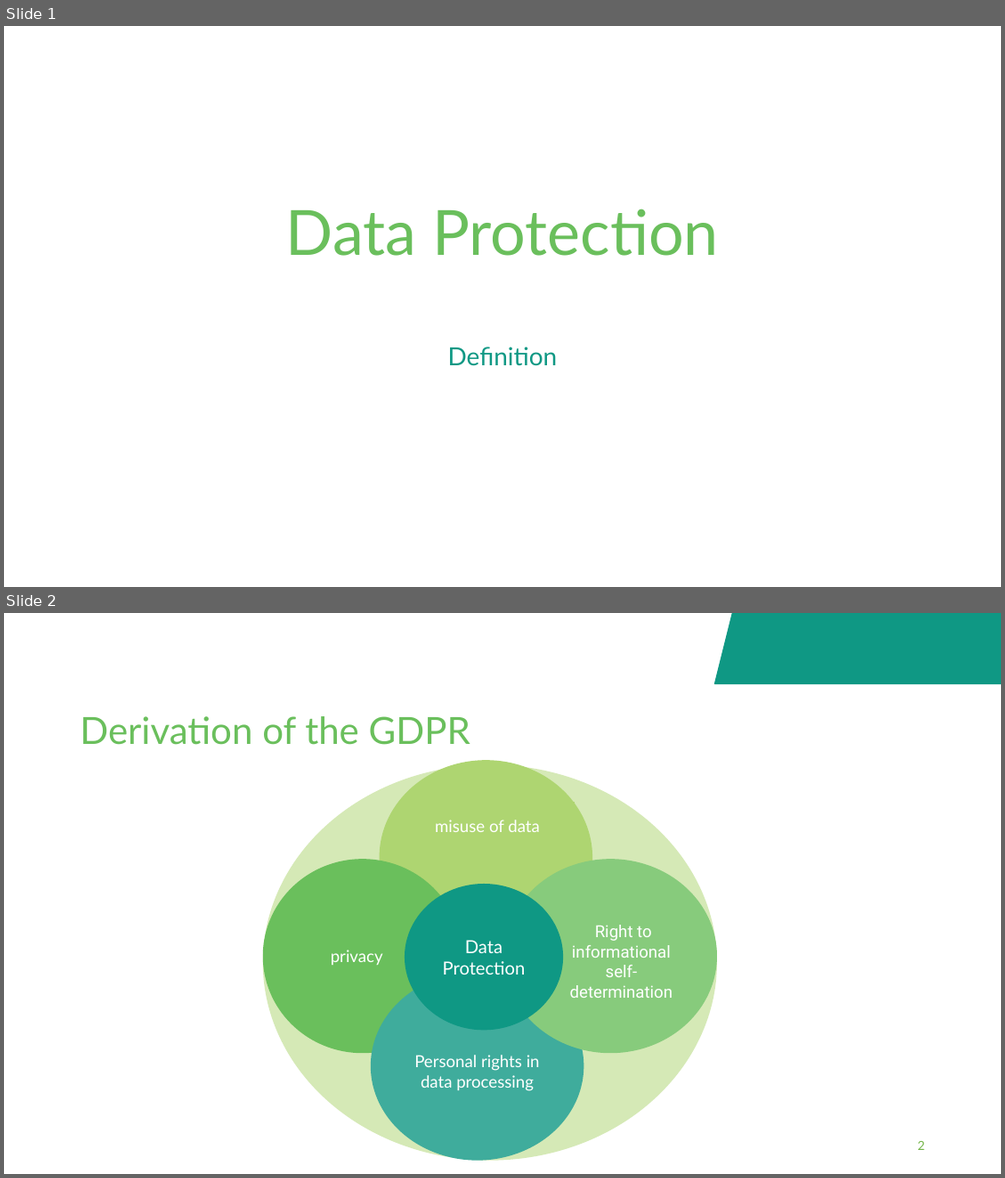
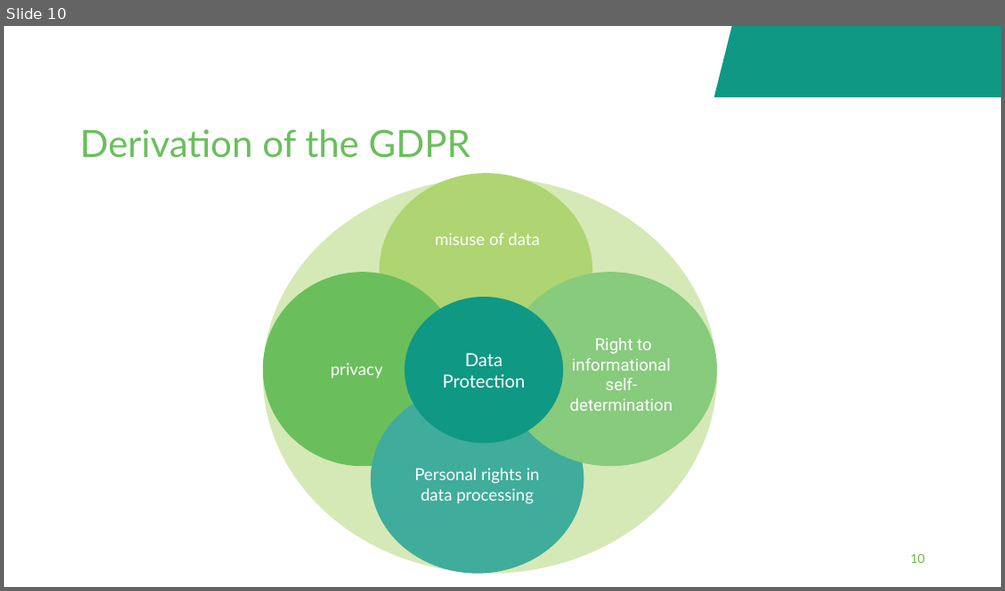
Before and after one commit to fairagro/FAIRagro_Modular-RDM-Training-Material, a slide deck: FAIRagro_Trainings_planned/2026-11_YSM_JKI/20261117-09-Responsible-Handling-20min-Bosse.odp. Shown one above the other, each under a label of ours: slides 1 and 2 before the commit, slide 10 after it. The pictures are 1005x1178 and 1005x591 pixels, drawn with LibreOffice and Linux fonts; fonts in the diff are those of the drawing; background and template pictures are left out. Boxes give left, top, right and bottom in pixels: in the first picture for what was removed or moved away, otherwise in the second. Text is boxed around its words. In the diff, an @@ line names an element or a change of style, - is before the commit and + after.

```diff
--- a/FAIRagro_Trainings_planned/2026-11_YSM_JKI/20261117-09-Responsible-Handling-20min-Bosse.odp
+++ b/FAIRagro_Trainings_planned/2026-11_YSM_JKI/20261117-09-Responsible-Handling-20min-Bosse.odp
@@ slide 1 removed at [4, 26, 1001, 587], background #FFFFFF @@
@@ title removed at [286, 208, 719, 256] @@
-Data Protection
@@ subtitle removed at [448, 346, 558, 366] @@
-Definition
@@ what was slide 2 is now slide 10 @@
@@ page number at [910, 554, 924, 563]: text changed @@
-2
+10
```
Also in this commit, not shown: 2 slides changed, 9 slides added, 11 other files.
